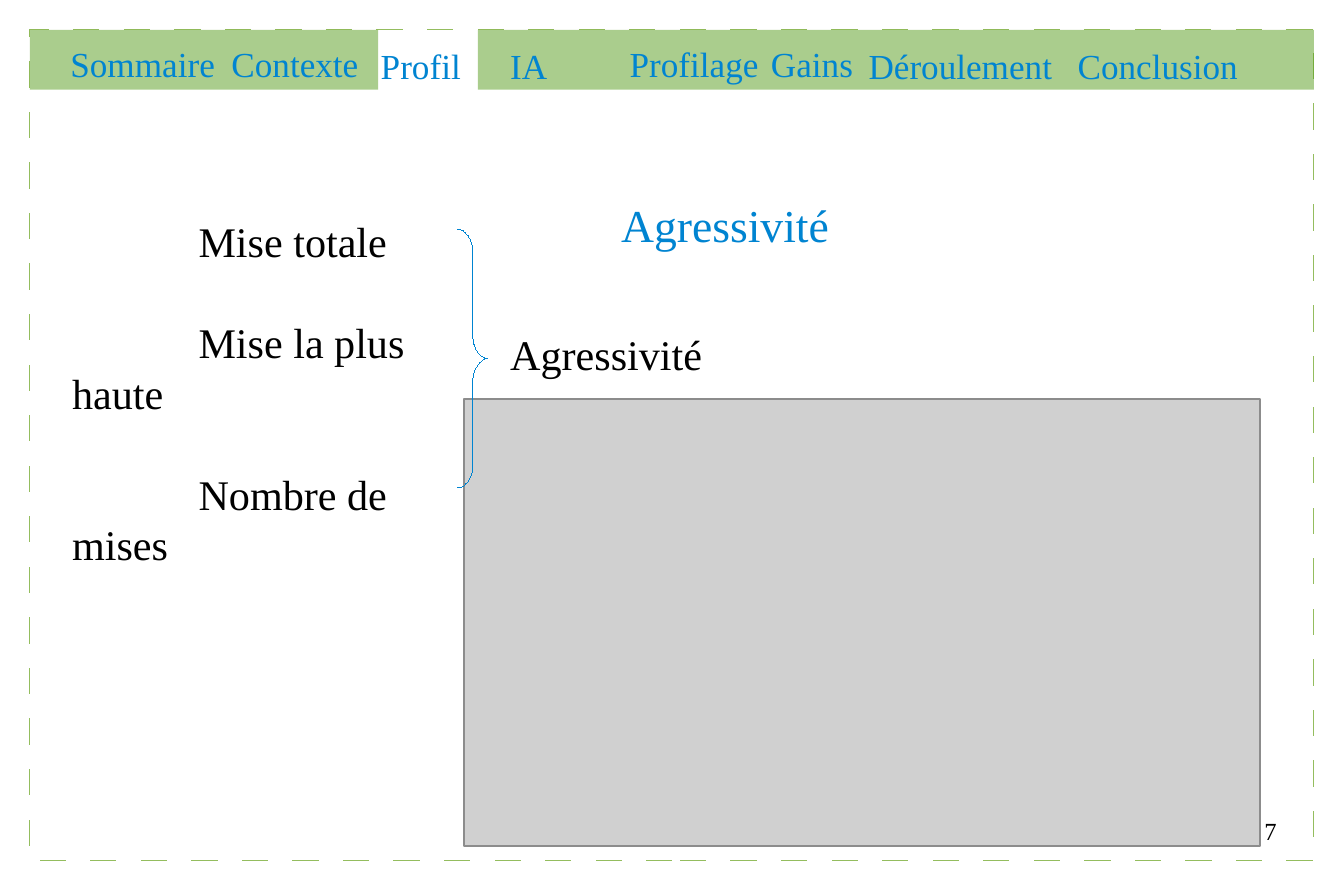
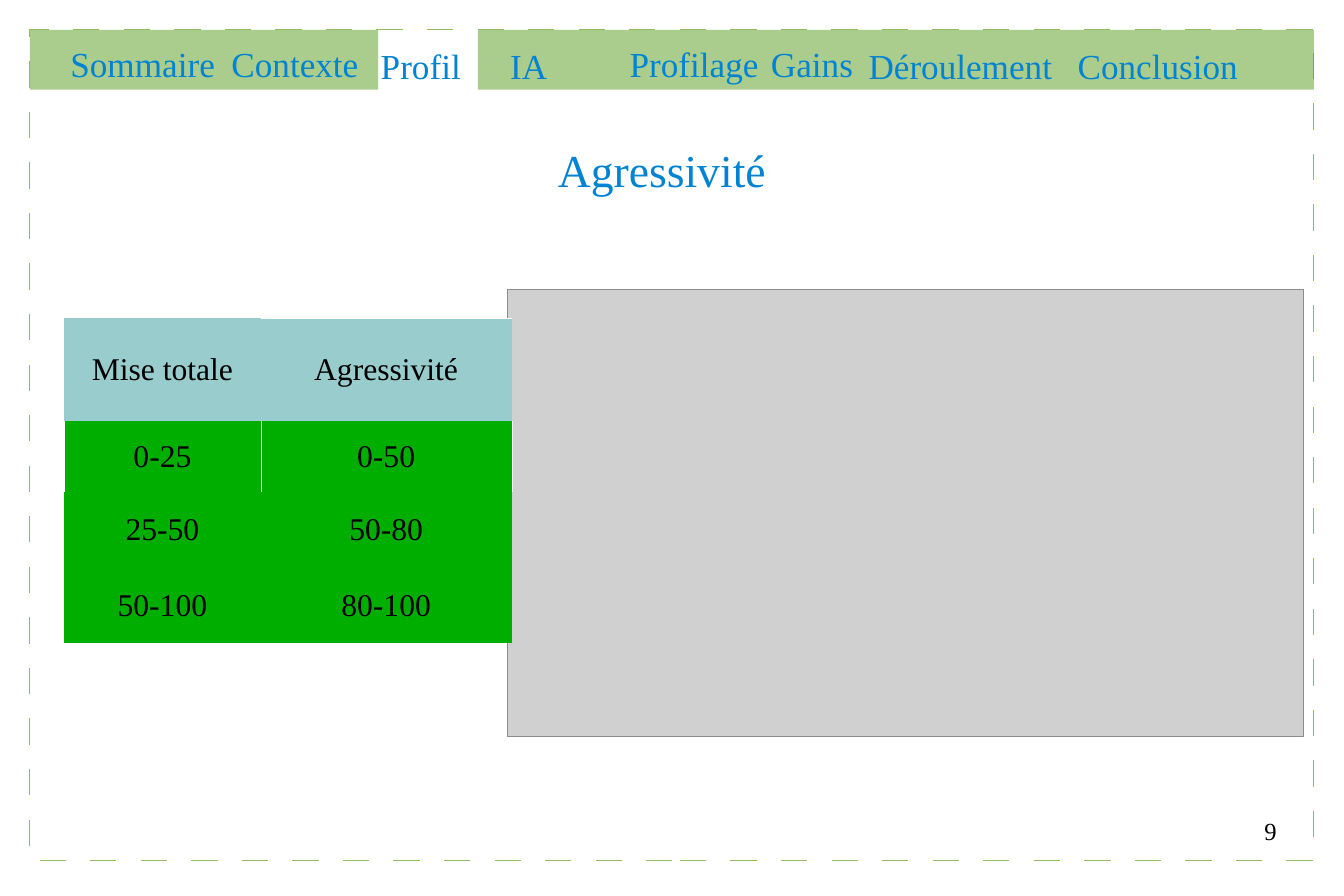
Before and after one commit to Gouga34/TERM1_Poker, a slide deck: slide 9 of Soutenance/presentation.odp (slide 7 before the commit). Drawn at 1344x896 pixels with LibreOffice and Linux fonts; fonts in the diff are those of the drawing; grey boxes stand for pictures. Boxes give left, top, right and bottom in pixels: in the first picture for what was removed or moved away, otherwise in the second. Text is boxed around its words. In the diff, an @@ line names an element or a change of style, - is before the commit and + after.

```diff
--- a/Soutenance/presentation.odp
+++ b/Soutenance/presentation.odp
@@ text "Agressivité": place and size @@
-text "Agressivité" at bbox=[621, 210, 829, 252]
+text "Agressivité" at bbox=[558, 155, 766, 197]
@@ text removed at bbox=[72, 227, 404, 561] @@
-Mise totale
-Mise la plus haute
-Nombre de mises
@@ freeform shape removed at bbox=[458, 229, 488, 488] @@
@@ picture: place and size @@
-picture at bbox=[464, 400, 1261, 847]
+picture at bbox=[508, 290, 1305, 737]
@@ table added at bbox=[64, 319, 512, 644], 4 rows, 2 columns @@
+Mise totale | Agressivité
+0-25 | 0-50
+25-50 | 50-80
+50-100 | 80-100
@@ text removed at bbox=[510, 340, 702, 379] @@
-Agressivité
@@ page number at bbox=[1264, 823, 1276, 841]: text changed @@
-7
+9
```
Also in this commit, not shown: 10 other slides changed, 4 slides added, 1 slide removed, 8 other files.
